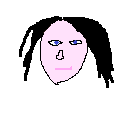
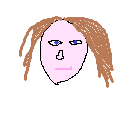
Layer changes from the first 128 x 128 image to the second:
hid "mask_hair" over [19, 16, 114, 88]
